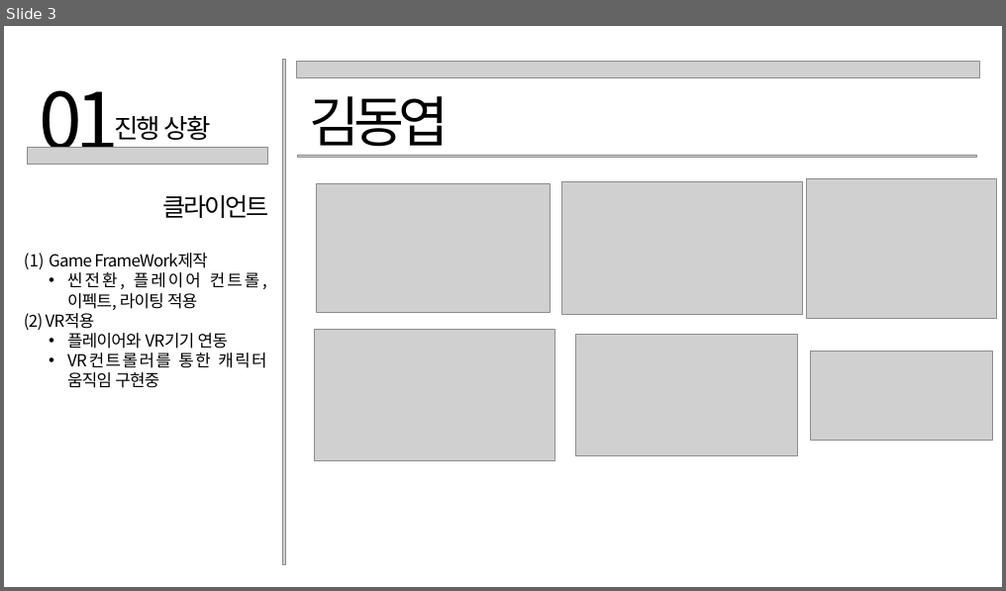
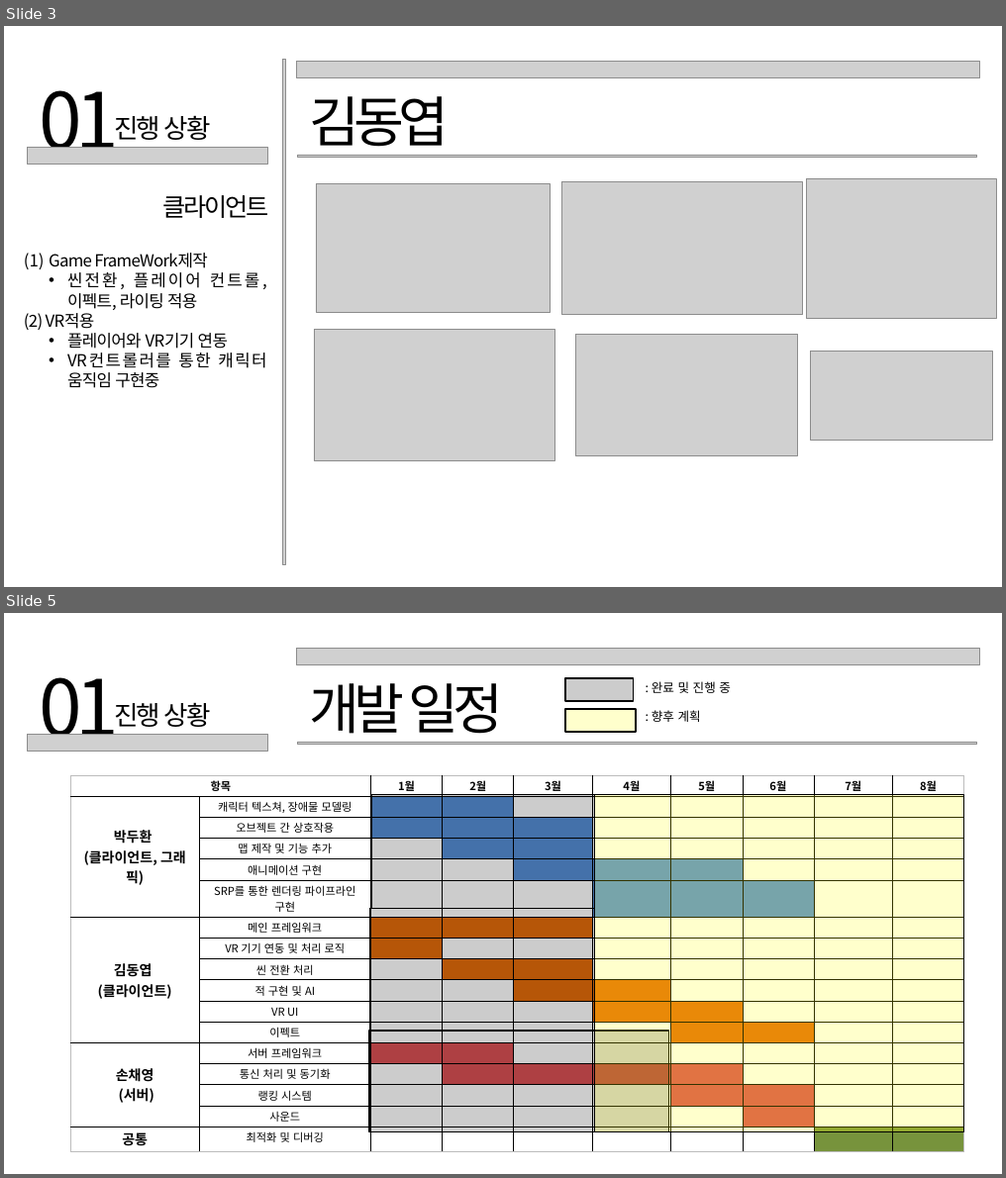
Before and after one commit to Chaeyoung2/FURY, a slide deck: 종합설계1/종합설계1 진행 상황.pptx. Shown one above the other, each under a label of ours: slide 3 before the commit, slides 3 and 5 after it; the slides between them are not shown. The pictures are 1006x591 and 1006x1178 pixels, drawn with LibreOffice and Linux fonts; fonts in the diff are those of the drawing; grey boxes stand for pictures. Boxes give left, top, right and bottom in pixels: in the first picture for what was removed or moved away, otherwise in the second. Text is boxed around its words. In the diff, an @@ line names an element or a change of style, - is before the commit and + after.

```diff
--- a/종합설계1/종합설계1 진행 상황.pptx
+++ b/종합설계1/종합설계1 진행 상황.pptx
@@ slide 5 added at box(4, 613, 1002, 1174), background #FFFFFF @@
@@ picture added at box(296, 648, 979, 664) @@
@@ text added at box(40, 677, 119, 752), 112 pt, text #000000 @@
+01
@@ text added at box(309, 683, 504, 743), 79 pt, text #000000 @@
+개발 일정
@@ rectangle added at box(565, 678, 634, 701), fill #000000 at 20% opacity, outline #000000 2 pt @@
@@ text added at box(651, 681, 731, 693), 18 pt, text #000000 @@
+: 완료 및 진행 중
@@ text added at box(115, 702, 211, 727), 38 pt, text #000000 @@
+진행 상황
@@ rectangle added at box(565, 709, 636, 732), fill #FFFF00 at 20% opacity, outline #000000 2 pt @@
@@ text added at box(651, 710, 701, 722), 18 pt, text #000000 @@
+: 향후 계획
@@ picture added at box(27, 734, 267, 752) @@
@@ picture added at box(297, 742, 977, 745) @@
@@ table added at box(70, 775, 964, 1150), 17 rows, 10 columns @@
+항목 |  | 1월 | 2월 | 3월 | 4월 | 5월 | 6월 | 7월 | 8월
+박두환 / (클라이언트, 그래픽) | 캐릭터 텍스쳐, 장애물 모델링 |  |  |  |  |  |  |  | 
+ | 오브젝트 간 상호작용 |  |  |  |  |  |  |  | 
+ | 맵 제작 및 기능 추가 |  |  |  |  |  |  |  | 
+ | 애니메이션 구현 |  |  |  |  |  |  |  | 
+ | SRP를 통한 렌더링 파이프라인 구현 |  |  |  |  |  |  |  | 
+김동엽 / (클라이언트) | 메인 프레임워크 |  |  |  |  |  |  |  | 
+ | VR 기기 연동 및 처리 로직 |  |  |  |  |  |  |  | 
+ | 씬 전환 처리 |  |  |  |  |  |  |  | 
+ | 적 구현 및 AI |  |  |  |  |  |  |  | 
+ | VR UI |  |  |  |  |  |  |  | 
+ | 이펙트 |  |  |  |  |  |  |  | 
+손채영 / (서버) | 서버 프레임워크 |  |  |  |  |  |  |  | 
+ | 통신 처리 및 동기화 |  |  |  |  |  |  |  | 
+ | 랭킹 시스템 |  |  |  |  |  |  |  | 
+ | 사운드 |  |  |  |  |  |  |  | 
+공통 | 최적화 및 디버깅 |  |  |  |  |  |  |  | 
@@ rectangle added at box(371, 794, 594, 909), fill #000000 at 20% opacity, outline #000000 2 pt @@
@@ rectangle added at box(594, 795, 964, 1133), fill #FFFF00 at 20% opacity, outline #000000 2 pt @@
@@ rectangle added at box(369, 908, 594, 1031), fill #000000 at 20% opacity, outline #000000 2 pt @@
@@ rectangle added at box(369, 1031, 668, 1133), fill #000000 at 20% opacity, outline #000000 2 pt @@
```
Also in this commit, not shown: 2 slides changed, 2 slides removed.
